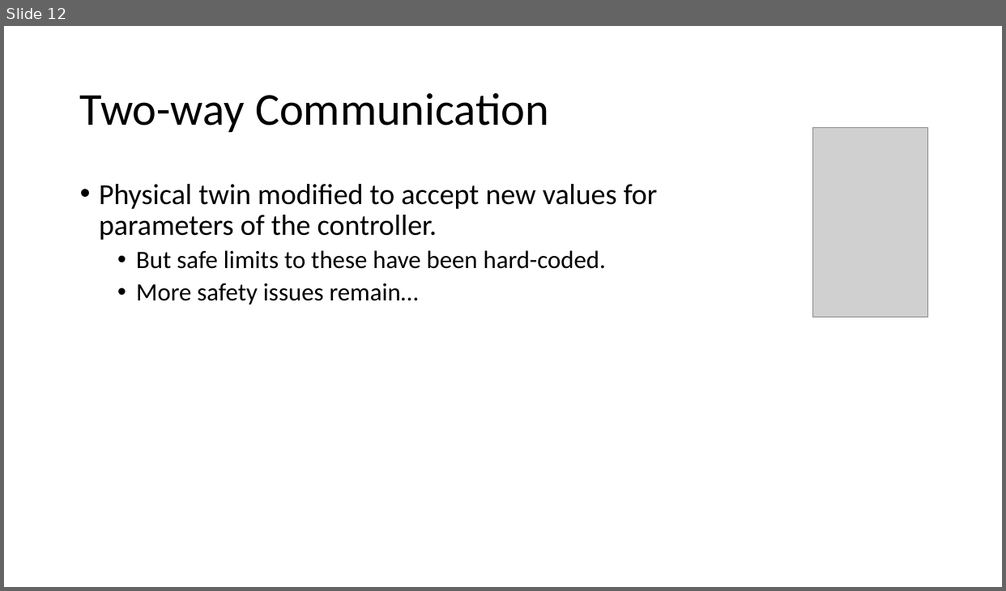
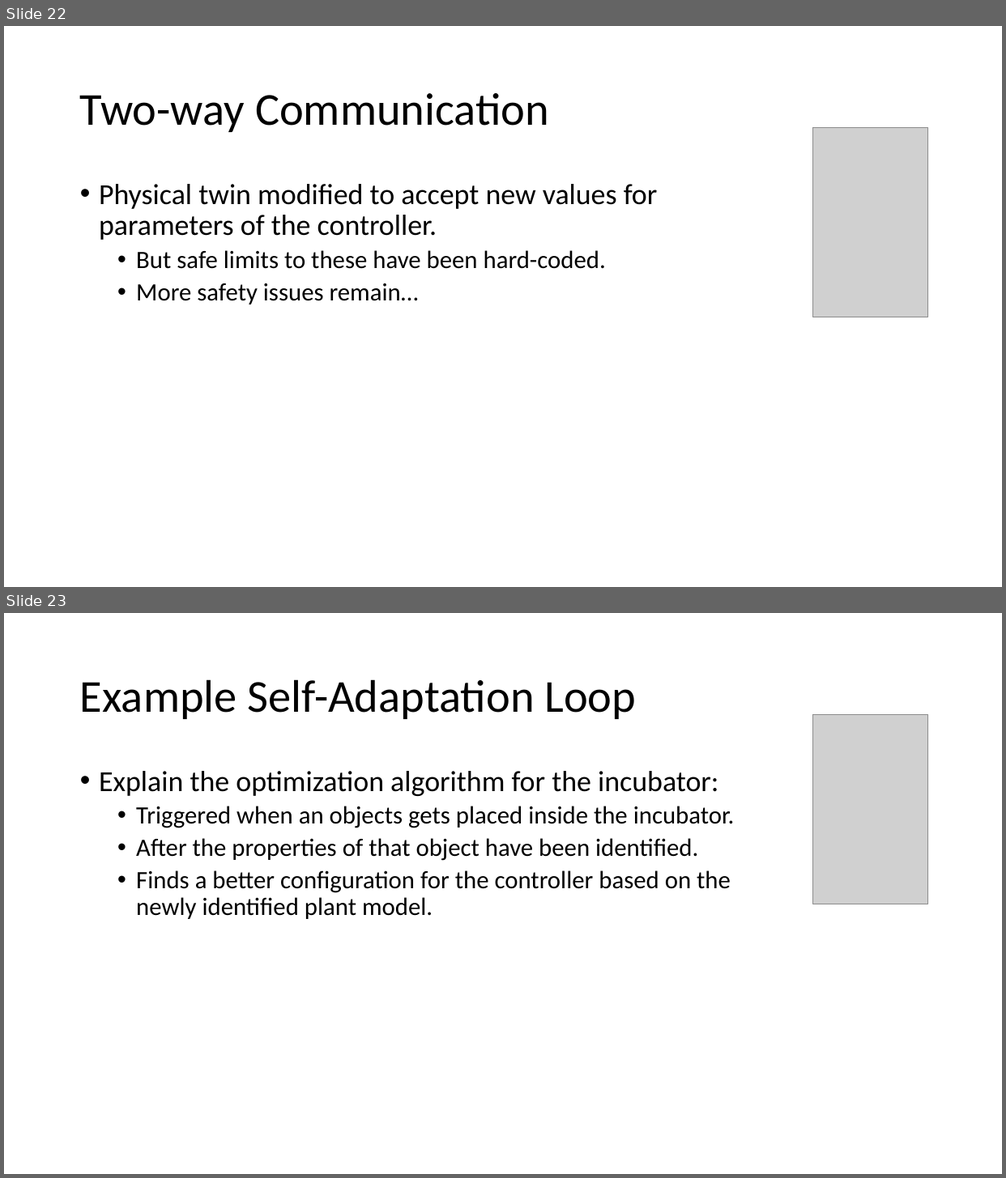
Before and after one commit to INTO-CPS-Association/example_digital-twin_incubator, a slide deck: notes/presentations/DigitLunch_17_December.pptx. Shown one above the other, each under a label of ours: slide 12 before the commit, slides 22 and 23 after it. The pictures are 1006x591 and 1006x1178 pixels, drawn with LibreOffice and Linux fonts; fonts in the diff are those of the drawing; grey boxes stand for pictures. Boxes give left, top, right and bottom in pixels: in the first picture for what was removed or moved away, otherwise in the second. Text is boxed around its words. In the diff, an @@ line names an element or a change of style, - is before the commit and + after.

```diff
--- a/notes/presentations/DigitLunch_17_December.pptx
+++ b/notes/presentations/DigitLunch_17_December.pptx
@@ slide 23 added at (4, 613, 1002, 1174), background #FFFFFF @@
@@ title added at (80, 679, 636, 719), 44 pt, text #000000 @@
+Example Self-Adaptation Loop
@@ picture added at (813, 715, 928, 905) @@
@@ text added at (99, 771, 735, 919), 24 pt, text #000000 @@
+• Explain the optimization algorithm for the incubator:
+  • Triggered when an objects gets placed inside the incubator.
+  • After the properties of that object have been identified.
+  • Finds a better configuration for the controller based on the newly identified plant model.
@@ what was slide 12 is now slide 22 @@
```
Also in this commit, not shown: 3 slides changed, 11 other slides added, 2 other files.
